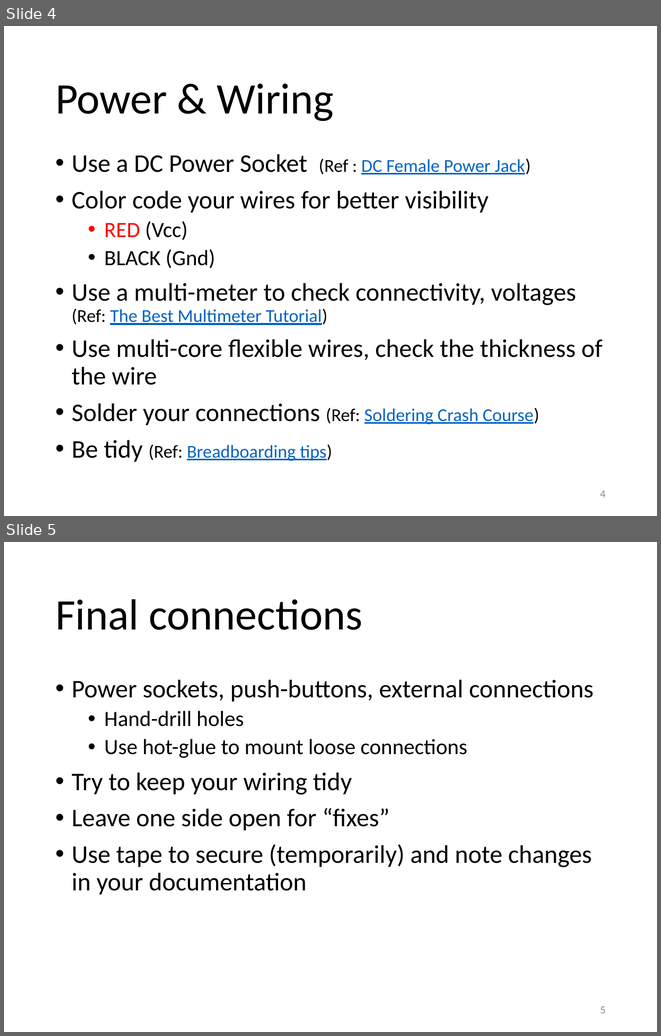
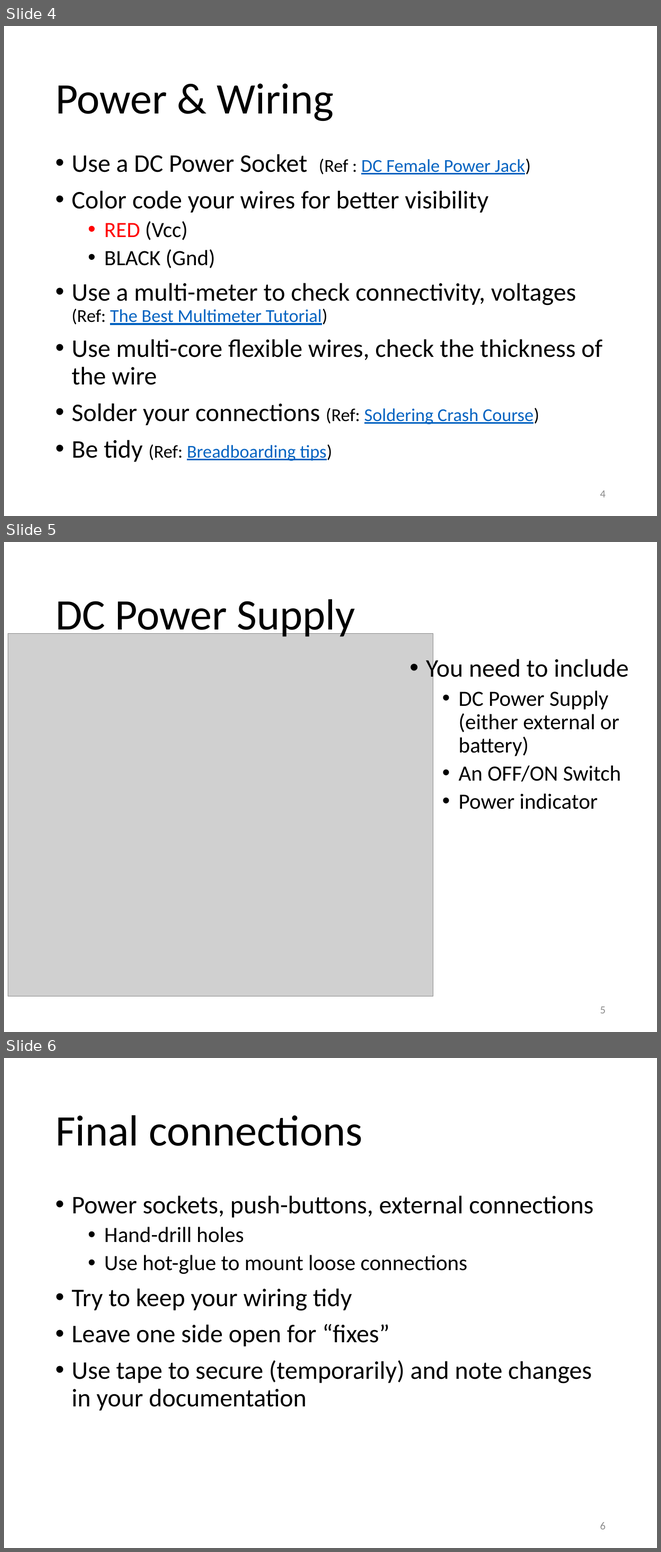
Before and after one commit to RDorville/digfab, a slide deck: presentations/ep1000_finalpresentation/ep1000_finalpresentation.pptx. Shown one above the other, each under a label of ours: slides 4 and 5 before the commit, slides 4, 5 and 6 after it. The pictures are 661x1036 and 661x1552 pixels, drawn with LibreOffice and Linux fonts; fonts in the diff are those of the drawing; grey boxes stand for pictures; background and template pictures are left out. Boxes give left, top, right and bottom in pixels: in the first picture for what was removed or moved away, otherwise in the second. Text is boxed around its words. In the diff, an @@ line names an element or a change of style, - is before the commit and + after.

```diff
--- a/presentations/ep1000_finalpresentation/ep1000_finalpresentation.pptx
+++ b/presentations/ep1000_finalpresentation/ep1000_finalpresentation.pptx
@@ slide 5 added at [4, 542, 657, 1032], background #FFFFFF @@
@@ title added at [55, 599, 355, 640], 48 pt, text #000000 @@
+DC Power Supply
@@ picture added at [8, 633, 433, 996] @@
@@ text added at [426, 655, 628, 809], 24 pt, text #000000 @@
+• You need to include
+  • DC Power Supply (either external or battery)
+  • An OFF/ON Switch
+  • Power indicator
@@ page number added at [600, 1006, 606, 1013], 12 pt, text #8C8C8C @@
+5
@@ what was slide 5 is now slide 6 @@
@@ page number at [600, 1522, 606, 1529]: text changed @@
-5
+6
```
Also in this commit, not shown: 3 slides changed, 4 other files.
